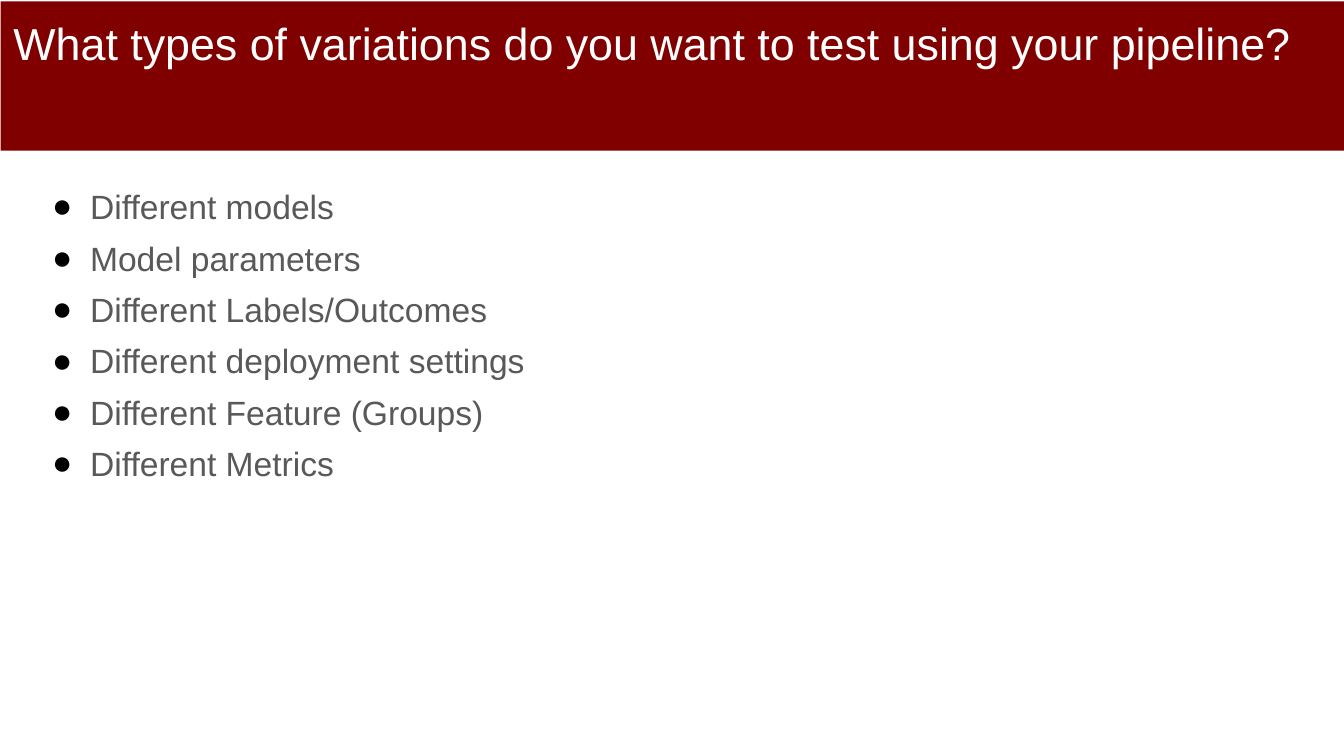
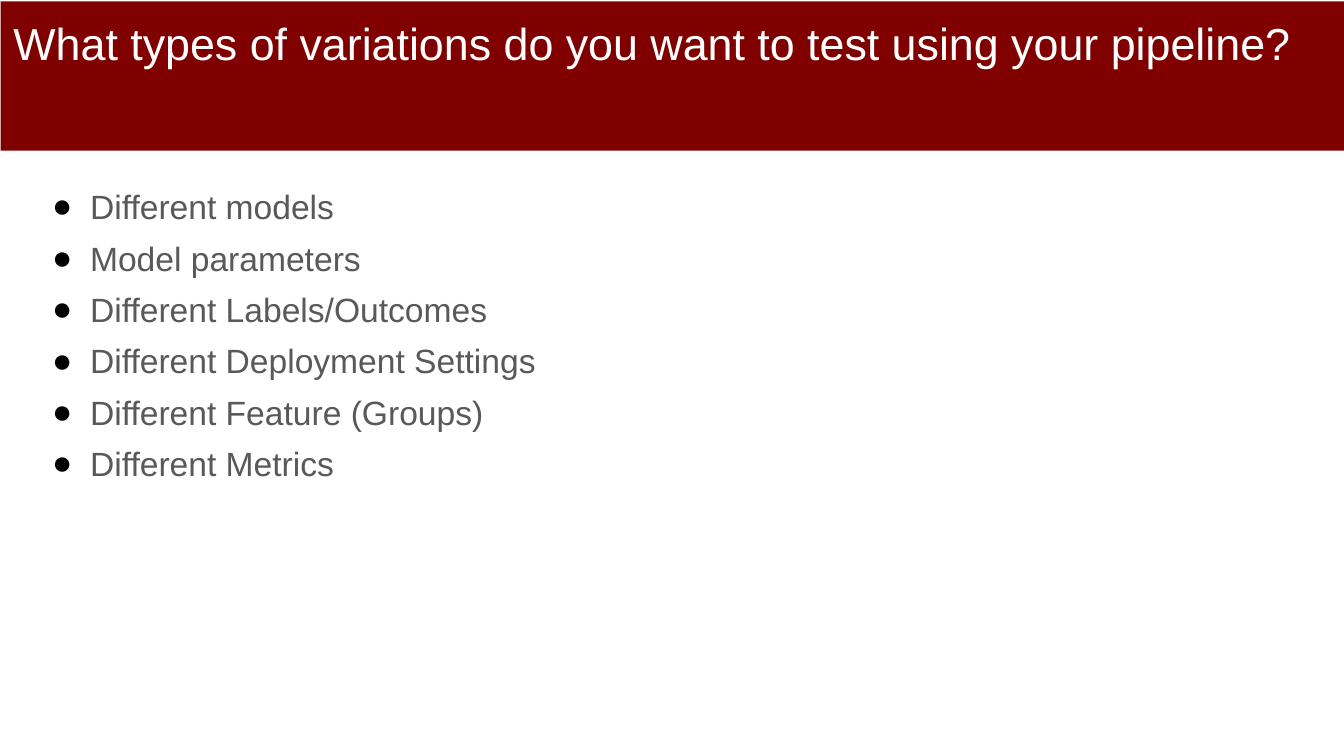
Before and after one commit to dssg/mlforpublicpolicylab, a slide deck: slide 15 of 04 - Machine Learning Pipelines/Machine-Learning-Pipelines.pptx. Drawn at 1344x756 pixels with LibreOffice and Linux fonts; fonts in the diff are those of the drawing. Boxes give left, top, right and bottom in pixels: in the first picture for what was removed or moved away, otherwise in the second. Text is boxed around its words. In the diff, an @@ line names an element or a change of style, - is before the commit and + after.

Commit message:
added pipelines ppt

```diff
--- a/04 - Machine Learning Pipelines/Machine-Learning-Pipelines.pptx
+++ b/04 - Machine Learning Pipelines/Machine-Learning-Pipelines.pptx
@@ text at <box>90,348,535,380</box>: text changed @@
-● Different deployment settings
+● Different Deployment Settings
```
Also in this commit, not shown: 4 other slides changed.
